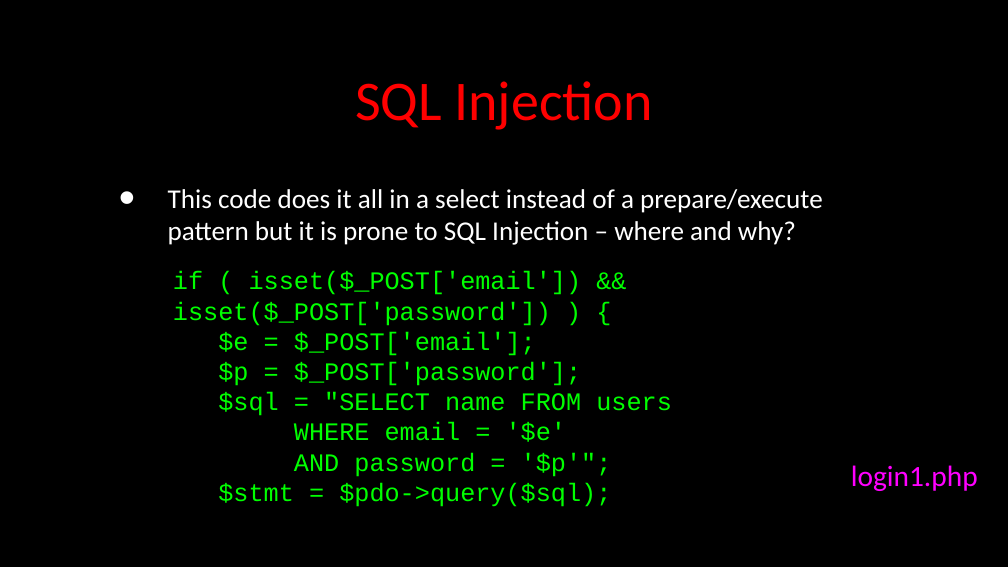
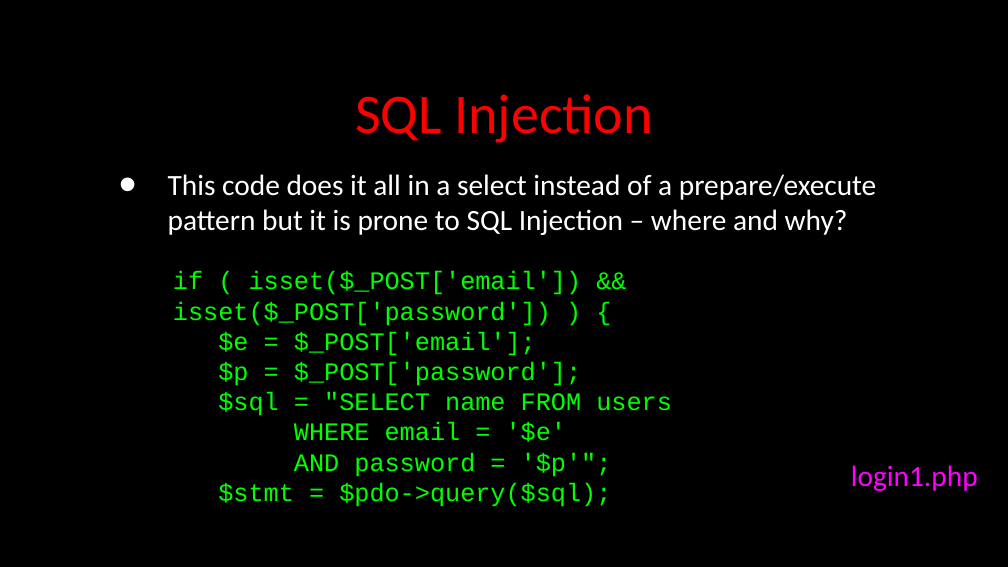
Before and after one commit to csev/wa4e, a slide deck: slide 32 of lectures/PHP-06-MySQL-PDO.ppt. Drawn at 1008x567 pixels with LibreOffice and Linux fonts; fonts in the diff are those of the drawing. Boxes give left, top, right and bottom in pixels: in the first picture for what was removed or moved away, otherwise in the second. Text is boxed around its words. In the diff, an @@ line names an element or a change of style, - is before the commit and + after.

```diff
--- a/lectures/PHP-06-MySQL-PDO.ppt
+++ b/lectures/PHP-06-MySQL-PDO.ppt
@@ title "SQL Injection": place and size @@
-title "SQL Injection" at (355, 81, 653, 130)
+title "SQL Injection" at (355, 94, 653, 143)
@@ text "This code does it all ..." at (168, 174, 876, 235): size 19.4 to 21 pt; vertical alignment middle to top @@
```
Also in this commit, not shown: 47 other slides changed, 1 slide added, 1 slide removed, 2 other files.
